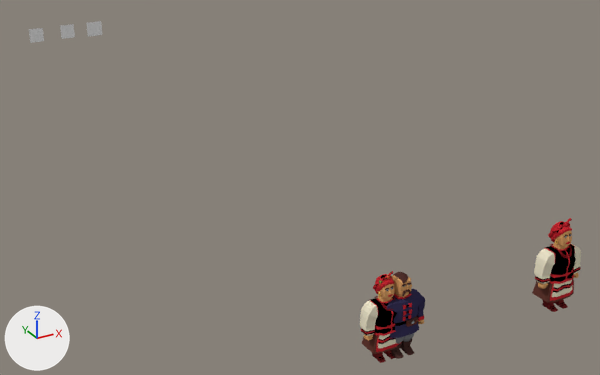
Renders of the Blender file blender/odessa_icon_android.blend from each side of a commit.
Both versions are drawn from a camera (50 mm lens) standing at (-3.81, -5.19, 4.57) and looking at (1.62, 4.68, -0.37). The lights are fixed; the arrows at lower left show +X, +Y and +Z.

The older version as bpy lines, for what is in view:
```python
me_cube_003 = bpy.data.meshes.new('Cube.003')
me_cube_003.from_pydata(...)  # 1463 vertices, 1289 faces; spans x -0.265..0.266, y 0.0..0.984, z -0.134..0.134
me_cube_003.materials.append(mat_human_material_001)
me_cube_006 = bpy.data.meshes.new('Cube.006')
me_cube_006.from_pydata(...)  # 1295 vertices, 1184 faces; spans x -0.265..0.266, y 0.0..0.984, z -0.134..0.134
me_cube_006.materials.append(mat_human_material_001)
me_plane_002 = bpy.data.meshes.new('Plane.002')
me_plane_002.from_pydata(...)  # 1089 vertices, 1024 faces; spans x -1.0..1.0, y -1.0..1.0, z 0.0
me_plane_002.polygons.foreach_set('use_smooth', [True] * 1024)
me_plane_002.materials.append(mat_material)  # its picture is missing
me_plane_004 = bpy.data.meshes.new('Plane.004')
me_plane_004.from_pydata([(-1.0, -1.0, 0.0), (1.0, -1.0, 0.0), (-1.0, 1.0, 0.0), (1.0, 1.0, 0.0)], [], [(0, 1, 3, 2)])
me_plane_004.materials.append(mat_sky)  # its picture is missing
ob_plane_001 = bpy.data.objects.new('Plane.001', me_plane_002)
ob_plane_001.location = (0.54, 11.23, 0.8)
ob_plane_001.rotation_euler = (1.572, 0.0, 0.0)  # degrees (90, 0, 0)
ob_plane_001.scale = (0.148, 0.139, 0.148)
ob_plane_003 = bpy.data.objects.new('Plane.003', me_plane_004)
ob_plane_003.location = (-0.6, 11.24, 0.8)
ob_plane_003.rotation_euler = (1.569, 1.573, -0.0000706)  # degrees (90, 90, -0)
ob_plane_003.scale = (0.131, 0.131, 0.131)
ob_woman_6 = bpy.data.objects.new('woman_6', me_cube_006)
ob_woman_6.location = (2.05, 0.05, 0.0)
ob_woman_6.rotation_euler = (1.571, 0.0, 0.00914)  # degrees (90, 0, 0.5)
ob_woman_6_001 = bpy.data.objects.new('woman_6.001', me_cube_003)
ob_woman_6_001.location = (-0.07, 0.05, 0.09)
ob_woman_6_001.rotation_euler = (1.571, 0.0, 0.0292)  # degrees (90, 0, 1.7)
ob_woman_6_001.scale = (0.864, 0.88, 0.88)
# also in view: 'kozak_3.001' at (0.09, 0.02, 0.51)
```
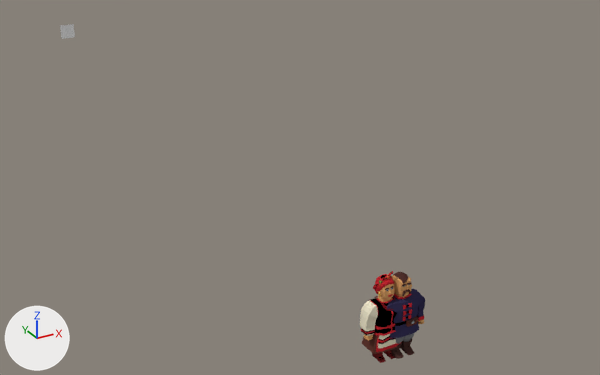
Changed parts and their boxes (x1, y1, x2, y2) in the pictures (600 x 375 px):
'woman_6', deleted: before (532, 218, 581, 312)
'Plane.001', deleted: before (86, 21, 102, 36)
'Plane.003', deleted: before (29, 28, 44, 43)

What the commit changed:
Object 'woman_6' (ob_woman_6) is deleted.
Object 'Plane.001' (ob_plane_001) is deleted.
Object 'Plane.003' (ob_plane_003) is deleted.
